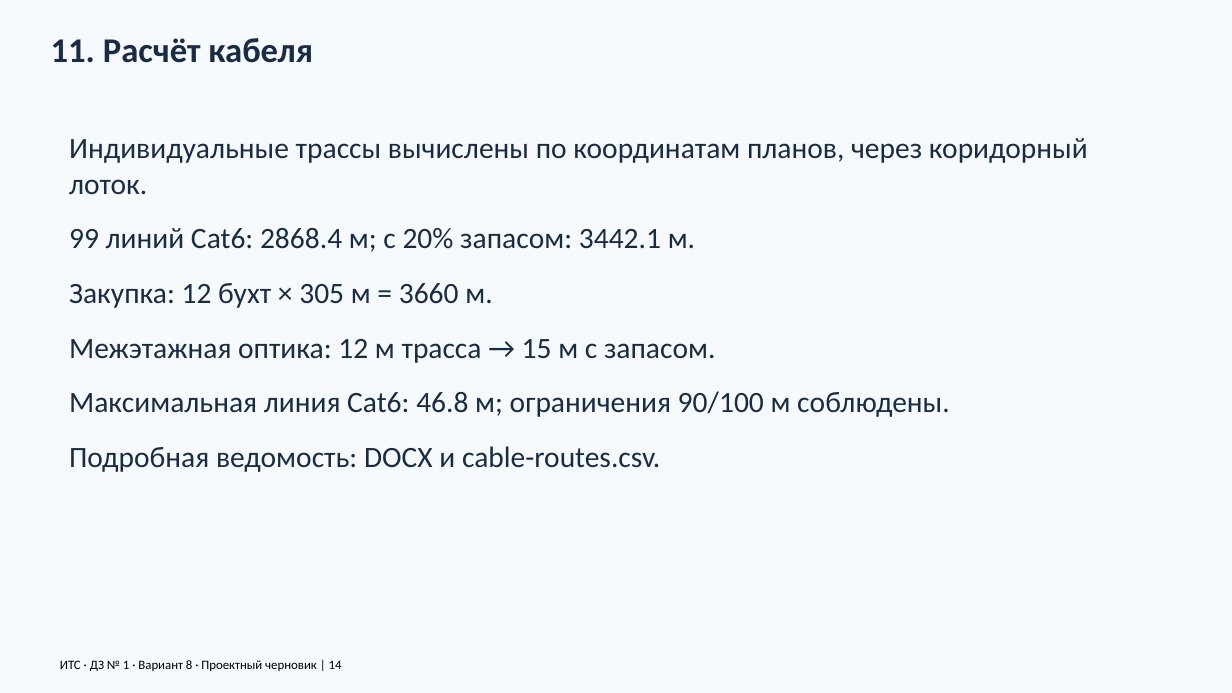
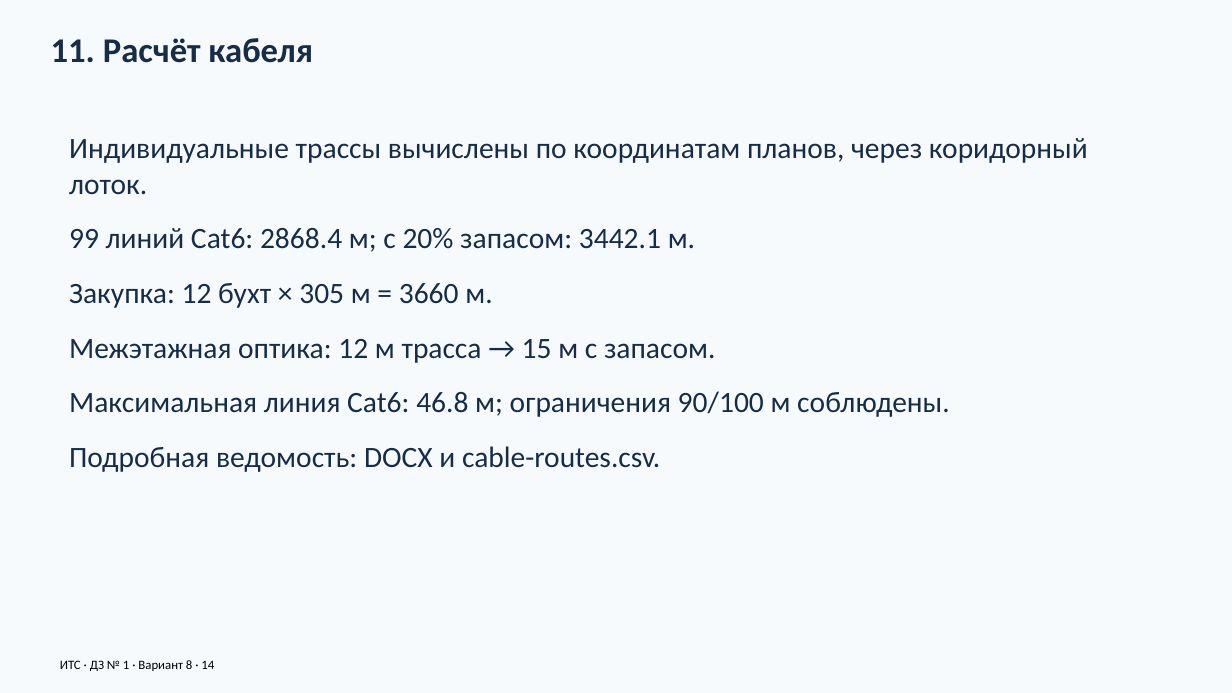
Before and after one commit to warofconnection/dz, a slide deck: slide 14 of docs/Презентация_вариант_8.pptx. Drawn at 1232x693 pixels with LibreOffice and Linux fonts; fonts in the diff are those of the drawing. Boxes give left, top, right and bottom in pixels: in the first picture for what was removed or moved away, otherwise in the second. Text is boxed around its words. In the diff, an @@ line names an element or a change of style, - is before the commit and + after.

```diff
--- a/docs/Презентация_вариант_8.pptx
+++ b/docs/Презентация_вариант_8.pptx
@@ text at (x1=60, y1=660, x2=214, y2=671): text changed @@
-ИТС · ДЗ № 1 · Вариант 8 · Проектный черновик | 14
+ИТС · ДЗ № 1 · Вариант 8 · 14
```
Also in this commit, not shown: 17 other slides changed, 11 other files.
